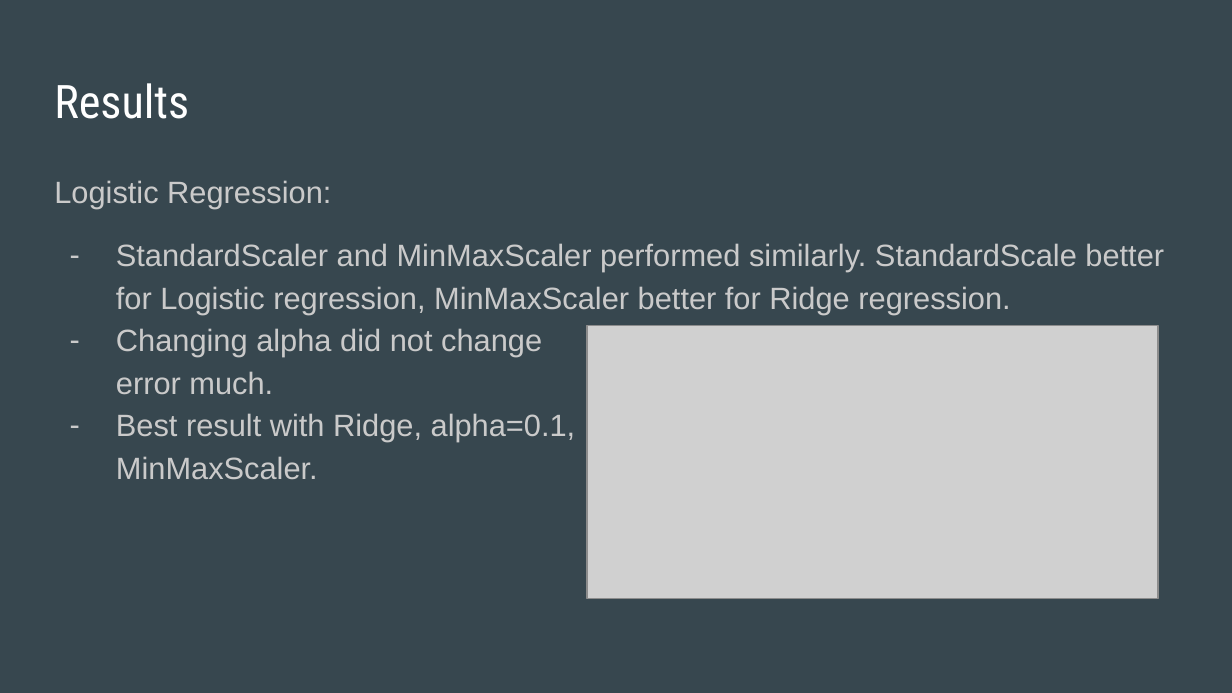
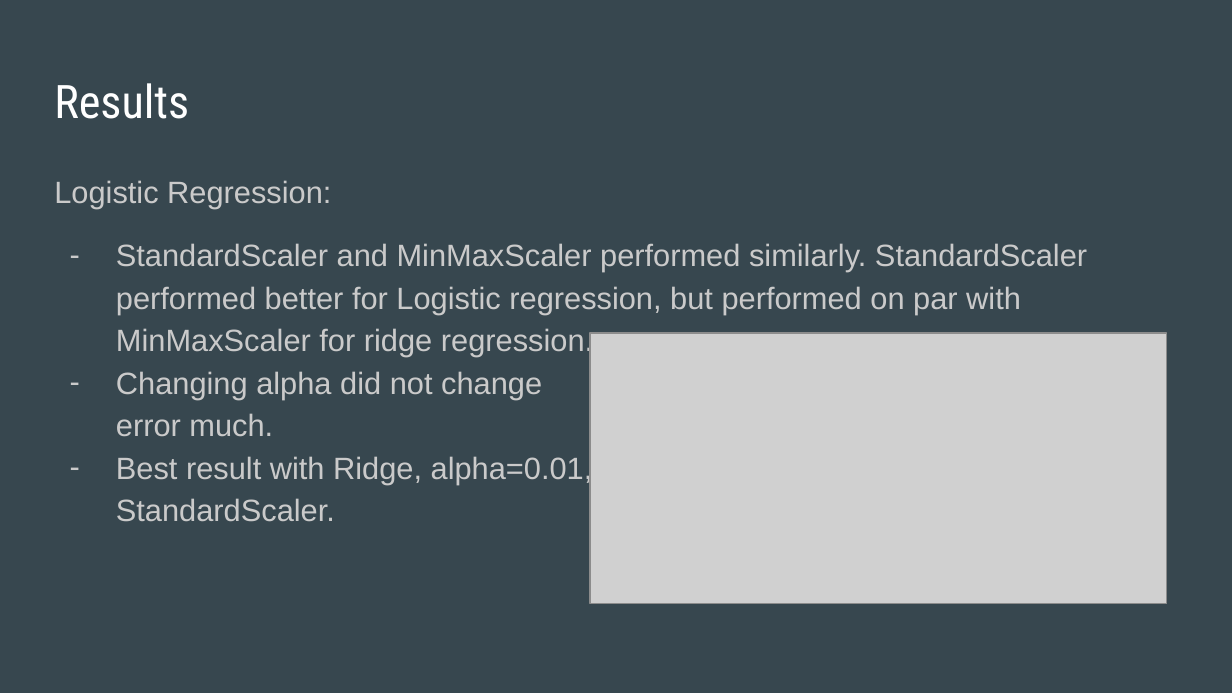
Before and after one commit to ThisIsMyNick/introml_proj, a slide deck: slide 8 of Iowa House Prices.pptx. Drawn at 1232x693 pixels with LibreOffice and Linux fonts; fonts in the diff are those of the drawing; grey boxes stand for pictures. Boxes give left, top, right and bottom in pixels: in the first picture for what was removed or moved away, otherwise in the second. Text is boxed around its words. In the diff, an @@ line names an element or a change of style, - is before the commit and + after.

```diff
--- a/Iowa House Prices.pptx
+++ b/Iowa House Prices.pptx
@@ text at box(116, 243, 1087, 357): text changed @@
-– StandardScaler and MinMaxScaler performed similarly. StandardScale better for Logistic regression, MinMaxScaler better for Ridge regression.
+– StandardScaler and MinMaxScaler performed similarly. StandardScaler performed better for Logistic regression, but performed on par with MinMaxScaler for ridge regression.
@@ picture: place and size @@
-picture at box(586, 325, 1158, 599)
+picture at box(590, 333, 1167, 604)
@@ text at box(116, 454, 593, 521): text changed @@
-– Best result with Ridge, alpha=0.1,
-  MinMaxScaler.
+– Best result with Ridge, alpha=0.01,
+  StandardScaler.
```
Also in this commit, not shown: 2 other slides changed, 1 other file.
